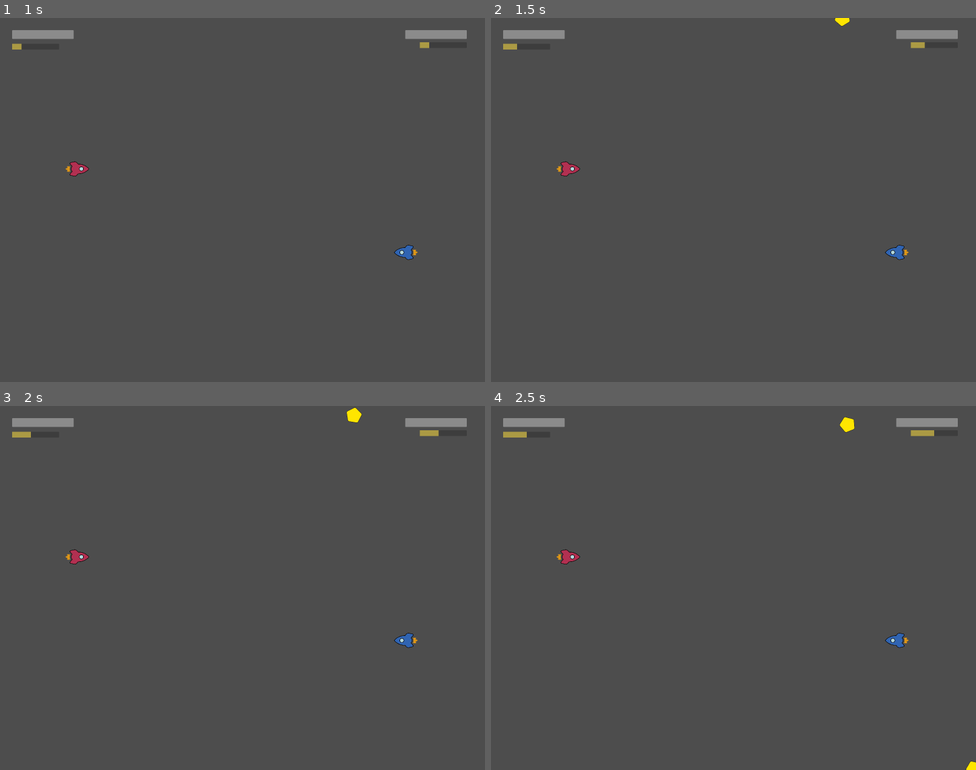
Above: before the commit, frames 1-4 (two rows, left to right).
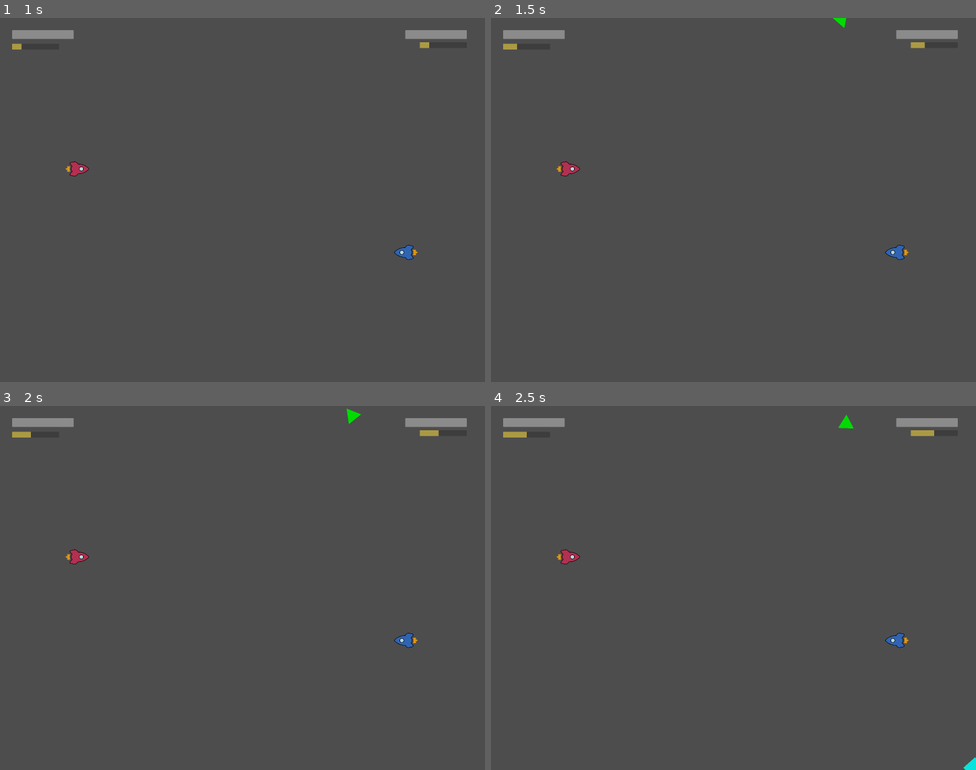
Above: after the commit, the same moments.

Repository: RajwolChapagain/Arcade-Game
Game: Godot game, scene res://main.tscn
Same seed, same stepped clock (60 frames per second), same inputs: the game is played once before the commit and once after it. The engine's default icon, where the game draws it, is replaced by a stand-in: a white triangle on a blue panel in a dark square.
Inputs:
- Up to frame 1 (1 s): tap Enter at 0.5 s
- Up to frame 2 (1.5 s): tap Space at 1.25 s
- Up to frame 3 (2 s): no input
- Up to frame 4 (2.5 s): tap Enter at 2 s

Frame 1 is identical in both runs. In frame 2, less than 0.1% of the frame differs, in the area x 70-74%, y 0-3%; in frame 3, 0.1%; in frame 4, 0.2%, in the area x 71-100%, y 2-100%.

Commit message:
Add acceleration boost powerup

Diff:
--- a/main.gd
+++ b/main.gd
@@ -65,6 +65,8 @@
 		powerup.collected.connect(_on_super_boost_collected)
 	elif powerup.is_in_group("hp_boost"):
 		powerup.collected.connect(_on_hp_boost_collected)
+	elif powerup.is_in_group("acceleration_boost"):
+		powerup.collected.connect(_on_accleration_boost_collected)
 
 func _on_super_boost_collected(player, values):
 	if player == 1:
@@ -77,3 +79,13 @@
 		$Ship.hp += values[0]
 	else:
 		$Ship2.hp += values[0]
+
+func _on_accleration_boost_collected(player, values):
+	if player == 1:
+		$Ship.THRUST_FORCE += values[0]
+		await get_tree().create_timer(values[1]).timeout
+		$Ship.THRUST_FORCE -= values[0]
+	else:
+		$Ship2.THRUST_FORCE += values[0]
+		await get_tree().create_timer(values[1]).timeout
+		$Ship2.THRUST_FORCE -= values[0]
--- /dev/null
+++ b/powerups/acceleration_boost.tscn
@@ -0,0 +1,12 @@
+[gd_scene load_steps=3 format=3 uid="uid://c6rjuq2m3juqb"]
+
+[ext_resource type="PackedScene" uid="uid://8le43nudq3ms" path="res://powerups/powerup_component.tscn" id="1_l2yol"]
+[ext_resource type="Texture2D" uid="uid://b4r8jba0dl0te" path="res://powerups/acceleration_boost.png" id="2_8j8n2"]
+
+[node name="AccelerationBoost" groups=["acceleration_boost"] instance=ExtResource("1_l2yol")]
+emitted_values = [1000, 5]
+
+[node name="Sprite2D" parent="." index="0"]
+texture = ExtResource("2_8j8n2")
+
+[node name="CollisionShape2D" parent="." index="1" groups=["acceleration_boost"]]
--- a/powerups/spawner.tscn
+++ b/powerups/spawner.tscn
@@ -1,14 +1,15 @@
-[gd_scene load_steps=5 format=3 uid="uid://d4gsdtgxa50oe"]
+[gd_scene load_steps=6 format=3 uid="uid://d4gsdtgxa50oe"]
 
 [ext_resource type="Script" path="res://powerups/spawner.gd" id="1_ck1x4"]
 [ext_resource type="PackedScene" uid="uid://c0sitt3o03ayv" path="res://powerups/hp_boost.tscn" id="2_e3ppi"]
 [ext_resource type="PackedScene" uid="uid://c7d7l820r8ga4" path="res://powerups/super_boost.tscn" id="2_qvy86"]
+[ext_resource type="PackedScene" uid="uid://c6rjuq2m3juqb" path="res://powerups/acceleration_boost.tscn" id="4_0yvf8"]
 
 [sub_resource type="Curve2D" id="Curve2D_favat"]
 
 [node name="Spawner" type="Node2D"]
 script = ExtResource("1_ck1x4")
-powerups = [ExtResource("2_qvy86"), ExtResource("2_e3ppi")]
+powerups = [ExtResource("2_qvy86"), ExtResource("2_e3ppi"), ExtResource("4_0yvf8")]
 
 [node name="Timer" type="Timer" parent="."]
 autostart = true
Binary file added: powerups/acceleration_boost.png
Not shown, added: powerups/acceleration_boost.png.import
